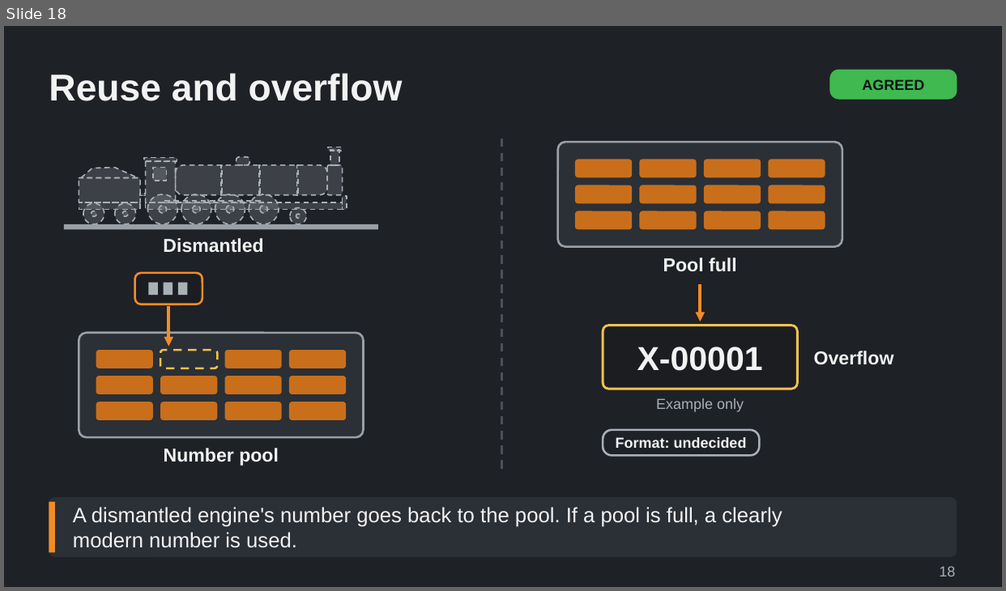
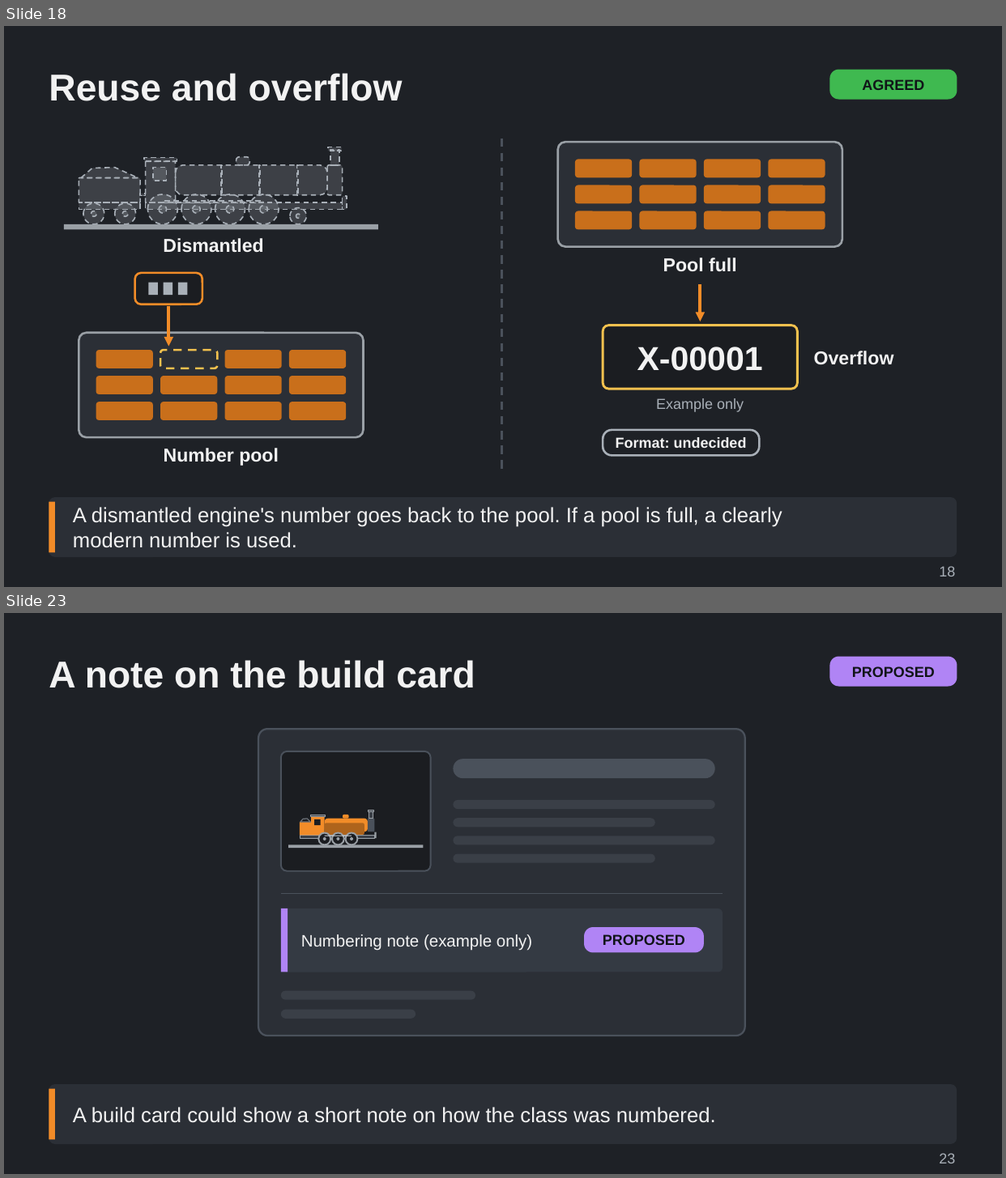
Before and after one commit to Tarenkookoo/Satisfactory---Early-Locomotion, a slide deck: Reporting/Claude Presents/Deck5_Regions_Numbers/Regions_Numbers_and_Fleet_Identity_Explained.pptx. Shown one above the other, each under a label of ours: slide 18 before the commit, slides 18 and 23 after it; the slides between them are not shown. The pictures are 1006x591 and 1006x1178 pixels, drawn with LibreOffice and Linux fonts; fonts in the diff are those of the drawing. Boxes give left, top, right and bottom in pixels: in the first picture for what was removed or moved away, otherwise in the second. Text is boxed around its words. In the diff, an @@ line names an element or a change of style, - is before the commit and + after.

```diff
--- a/Reporting/Claude Presents/Deck5_Regions_Numbers/Regions_Numbers_and_Fleet_Identity_Explained.pptx
+++ b/Reporting/Claude Presents/Deck5_Regions_Numbers/Regions_Numbers_and_Fleet_Identity_Explained.pptx
@@ slide 23 added at [4, 613, 1002, 1174], background #1E2126 @@
@@ title added at [49, 660, 475, 688], 36 pt, text #F2F2F2, bold @@
+A note on the build card
@@ rounded rectangle added at [829, 657, 957, 687], fill #B084F5, 14 pt, text #101418, bold @@
+PROPOSED
@@ rounded rectangle added at [584, 927, 704, 953], fill #B084F5, 14 pt, text #101418, bold @@
+PROPOSED
@@ group added at [258, 729, 745, 1036]: 16 rounded rectangles, 9 rectangles, 6 ellipses, 1 freeform shape, 1 line, 1 text @@
+Numbering note (example only)
@@ rounded rectangle added at [49, 1084, 957, 1144], fill #2B2F36 @@
@@ rectangle added at [49, 1089, 55, 1140], fill #F28C28 @@
@@ text added at [73, 1107, 716, 1123], 20 pt, text #F2F2F2 @@
+A build card could show a short note on how the class was numbered.
@@ text added at [939, 1153, 955, 1164], 14 pt, text #A9B0B8 @@
+23
```
Also in this commit, not shown: 1 slide changed, 7 other slides added, 5 other files.
